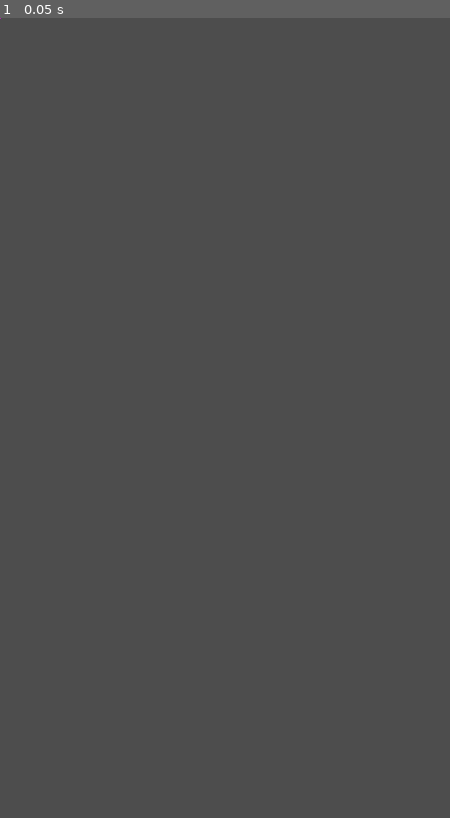
Above: before the commit, frame 1.
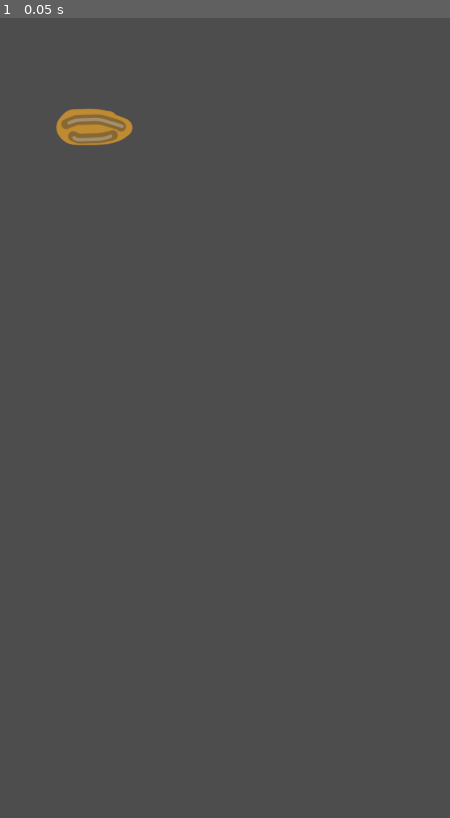
Above: after the commit, the same moment.

Repository: Gerb-Woody/Idle-Game
Game: Godot game, scene res://Assets/Scenes/gourd_scene.tscn
Same seed, same stepped clock (60 frames per second), same inputs: the game is played once before the commit and once after it. Before the commit the project has no main scene; this scene is started directly in both runs.
Inputs:
- Up to frame 1 (0.05 s): no input

The runs differ from the first frame. In frame 1, 0.6% of the frame differs, in the area x 0-30%, y 0-16%.

Commit message:
IDle Game WIP
WIP from while I was working on it

Diff:
--- a/Assets/Scenes/farm_scene.tscn
+++ b/Assets/Scenes/farm_scene.tscn
@@ -24,56 +24,64 @@
 
 [node name="FarmTile" parent="Control" instance=ExtResource("2_w1ain")]
 layout_mode = 1
-offset_left = 46.0
-offset_top = 42.0
-offset_right = -396.0
-offset_bottom = -961.0
+offset_left = 49.0
+offset_top = 40.0
+offset_right = -301.0
+offset_bottom = -885.0
+scale = Vector2(0.693237, 0.693237)
 
 [node name="FarmTile2" parent="Control" instance=ExtResource("2_w1ain")]
 layout_mode = 1
-offset_left = 385.0
-offset_top = 39.0
-offset_right = -57.0
-offset_bottom = -964.0
+offset_left = 390.0
+offset_top = 40.0
+offset_right = 40.0
+offset_bottom = -885.0
+scale = Vector2(0.693237, 0.693237)
 
 [node name="FarmTile3" parent="Control" instance=ExtResource("2_w1ain")]
 layout_mode = 1
-offset_left = 46.0
-offset_top = 256.0
-offset_right = -396.0
-offset_bottom = -747.0
+offset_left = 49.0
+offset_top = 268.0
+offset_right = -301.0
+offset_bottom = -657.0
+scale = Vector2(0.693237, 0.693237)
 
 [node name="FarmTile4" parent="Control" instance=ExtResource("2_w1ain")]
 layout_mode = 1
-offset_left = 385.0
-offset_top = 256.0
-offset_right = -57.0
-offset_bottom = -747.0
+offset_left = 390.0
+offset_top = 268.0
+offset_right = 40.0
+offset_bottom = -657.0
+scale = Vector2(0.693237, 0.693237)
 
 [node name="FarmTile5" parent="Control" instance=ExtResource("2_w1ain")]
 layout_mode = 1
-offset_left = 52.0
-offset_top = 478.0
-offset_right = -390.0
-offset_bottom = -525.0
+offset_left = 49.0
+offset_top = 476.0
+offset_right = -301.0
+offset_bottom = -449.0
+scale = Vector2(0.693237, 0.693237)
 
 [node name="FarmTile6" parent="Control" instance=ExtResource("2_w1ain")]
 layout_mode = 1
-offset_left = 391.0
-offset_top = 478.0
-offset_right = -51.0
-offset_bottom = -525.0
+offset_left = 390.0
+offset_top = 476.0
+offset_right = 40.0
+offset_bottom = -449.0
+scale = Vector2(0.693237, 0.693237)
 
 [node name="FarmTile7" parent="Control" instance=ExtResource("2_w1ain")]
 layout_mode = 1
-offset_left = 52.0
-offset_top = 694.0
-offset_right = -390.0
-offset_bottom = -309.0
+offset_left = 49.0
+offset_top = 704.0
+offset_right = -301.0
+offset_bottom = -221.0
+scale = Vector2(0.693237, 0.693237)
 
 [node name="FarmTile8" parent="Control" instance=ExtResource("2_w1ain")]
 layout_mode = 1
-offset_left = 391.0
-offset_top = 694.0
-offset_right = -51.0
-offset_bottom = -309.0
+offset_left = 390.0
+offset_top = 704.0
+offset_right = 40.0
+offset_bottom = -221.0
+scale = Vector2(0.693237, 0.693237)
--- /dev/null
+++ b/Assets/Scenes/farm_tile.gd
@@ -0,0 +1,15 @@
+extends Control
+#extends PlantType
+
+@export var Gourd01 = PlantType
+@export var Cacti01 = PlantType
+@export var Remove = PlantType
+
+# Called when the node enters the scene tree for the first time.
+func _ready():
+	pass # Replace with function body.
+
+
+# Called every frame. 'delta' is the elapsed time since the previous frame.
+func _process(delta):
+	pass
--- a/Assets/Scenes/farm_tile.tscn
+++ b/Assets/Scenes/farm_tile.tscn
@@ -1,4 +1,15 @@
-[gd_scene format=3 uid="uid://b0rb53mh3m7in"]
+[gd_scene load_steps=6 format=3 uid="uid://b0rb53mh3m7in"]
+
+[ext_resource type="Script" path="res://Assets/Scenes/farm_tile.gd" id="1_ihs6d"]
+[ext_resource type="Script" path="res://Assets/Scripts/PlantTypeGroup.gd" id="2_h4fdl"]
+[ext_resource type="PackedScene" uid="uid://cciu3eu01b3vj" path="res://Assets/Scenes/gourd_scene.tscn" id="2_kov1q"]
+[ext_resource type="Texture2D" uid="uid://b6tjajr30yx7m" path="res://Assets/Textures/Gourd.png" id="3_6ov84"]
+
+[sub_resource type="Resource" id="Resource_373m6"]
+script = ExtResource("2_h4fdl")
+cropName = "Gourd"
+gameObject = ExtResource("2_kov1q")
+plantIcon = ExtResource("3_6ov84")
 
 [node name="FarmTile" type="Control"]
 layout_mode = 3
@@ -9,6 +20,8 @@
 offset_bottom = -925.0
 grow_horizontal = 2
 grow_vertical = 2
+script = ExtResource("1_ihs6d")
+Gourd01 = SubResource("Resource_373m6")
 
 [node name="Container" type="Container" parent="."]
 layout_mode = 1
@@ -19,5 +32,5 @@
 grow_vertical = 2
 
 [node name="DetectionField" type="ColorRect" parent="Container"]
-self_modulate = Color(1, 1, 1, 0.423529)
+self_modulate = Color(1, 1, 1, 0.694118)
 layout_mode = 2
--- a/Assets/Scenes/gourd_scene.tscn
+++ b/Assets/Scenes/gourd_scene.tscn
@@ -1,35 +1,16 @@
 [gd_scene load_steps=3 format=3 uid="uid://cciu3eu01b3vj"]
 
 [ext_resource type="SpriteFrames" uid="uid://dbq84atg175tx" path="res://Assets/Animations/GourdGrowth.tres" id="1_w623q"]
+[ext_resource type="Script" path="res://Assets/Scenes/growthScript.gd" id="1_yfj8m"]
 
-[sub_resource type="AnimatedTexture" id="AnimatedTexture_skn4p"]
-frames = 10
-frame_1/duration = 1.0
-frame_2/duration = 1.0
-frame_3/duration = 1.0
-frame_4/duration = 1.0
-frame_5/duration = 1.0
-frame_6/duration = 1.0
-frame_7/duration = 1.0
-frame_8/duration = 1.0
-frame_9/duration = 1.0
-
-[node name="Control" type="Container"]
-anchors_preset = 15
-anchor_right = 1.0
-anchor_bottom = 1.0
-offset_right = -350.0
-offset_bottom = -925.0
-grow_horizontal = 2
-grow_vertical = 2
+[node name="GourdContainer" type="Container"]
+script = ExtResource("1_yfj8m")
 
 [node name="GourdAnimated" type="AnimatedSprite2D" parent="."]
-visible = false
 sprite_frames = ExtResource("1_w623q")
-frame = 4
-frame_progress = 0.725309
+frame_progress = 0.155814
 centered = false
 
-[node name="TextureRect" type="TextureRect" parent="."]
+[node name="SelectionZone" type="ColorRect" parent="."]
 layout_mode = 2
-texture = SubResource("AnimatedTexture_skn4p")
+color = Color(1, 1, 1, 0.0470588)
--- /dev/null
+++ b/Assets/Scenes/growthScript.gd
@@ -0,0 +1,17 @@
+extends Container
+
+@export var timeToWait = 1.0
+
+# Called when the node enters the scene tree for the first time.
+func _ready():
+	pass # Replace with function body.
+
+
+# Called every frame. 'delta' is the elapsed time since the previous frame.
+func _process(delta):
+	pass
+
+
+func Wait():
+
+	pass
--- /dev/null
+++ b/Assets/Scripts/PlantTypeGroup.gd
@@ -0,0 +1,12 @@
+extends Resource
+
+class_name PlantType
+
+@export var cropName: String
+@export var gameObject: PackedScene
+@export var plantIcon: Texture
+
+func _init(cropName: String, gameObject: PackedScene, plantIcon: Texture):
+	self.cropName = cropName
+	self.gameObject = gameObject
+	self.plantIcon = plantIcon
--- a/project.godot
+++ b/project.godot
@@ -11,6 +11,7 @@
 [application]
 
 config/name="Idle Game"
+run/main_scene="res://Assets/Scenes/farm_scene.tscn"
 config/features=PackedStringArray("4.1", "Mobile")
 config/icon="res://icon.svg"
 
